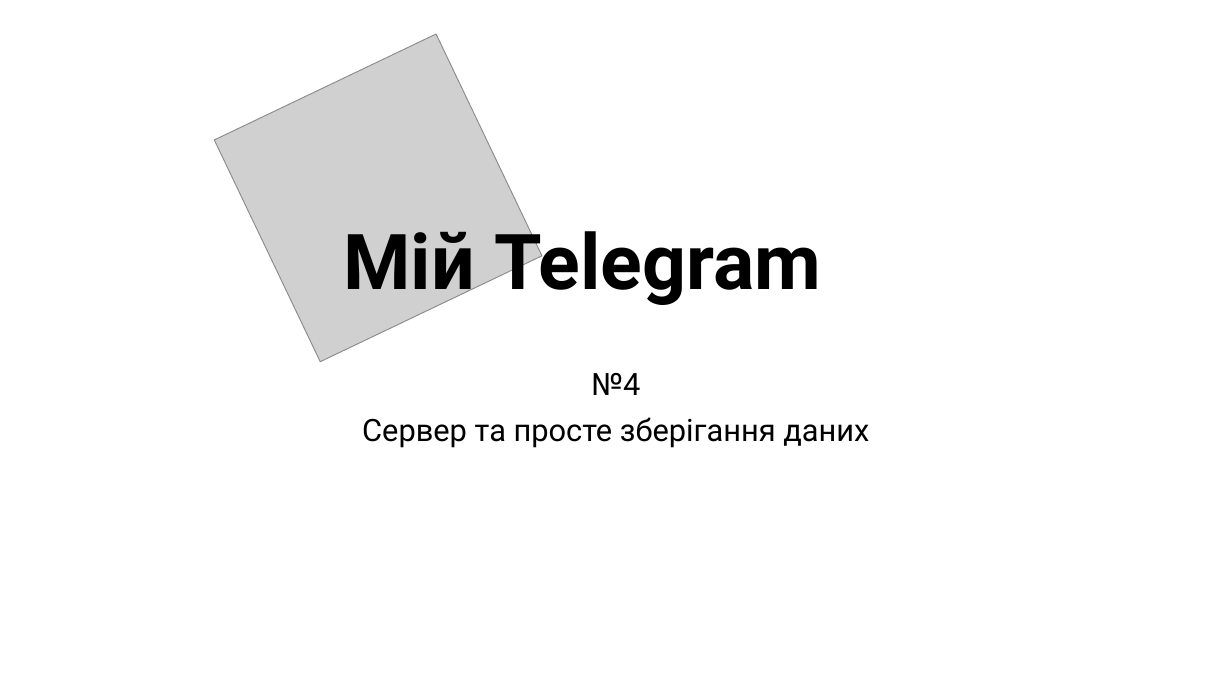
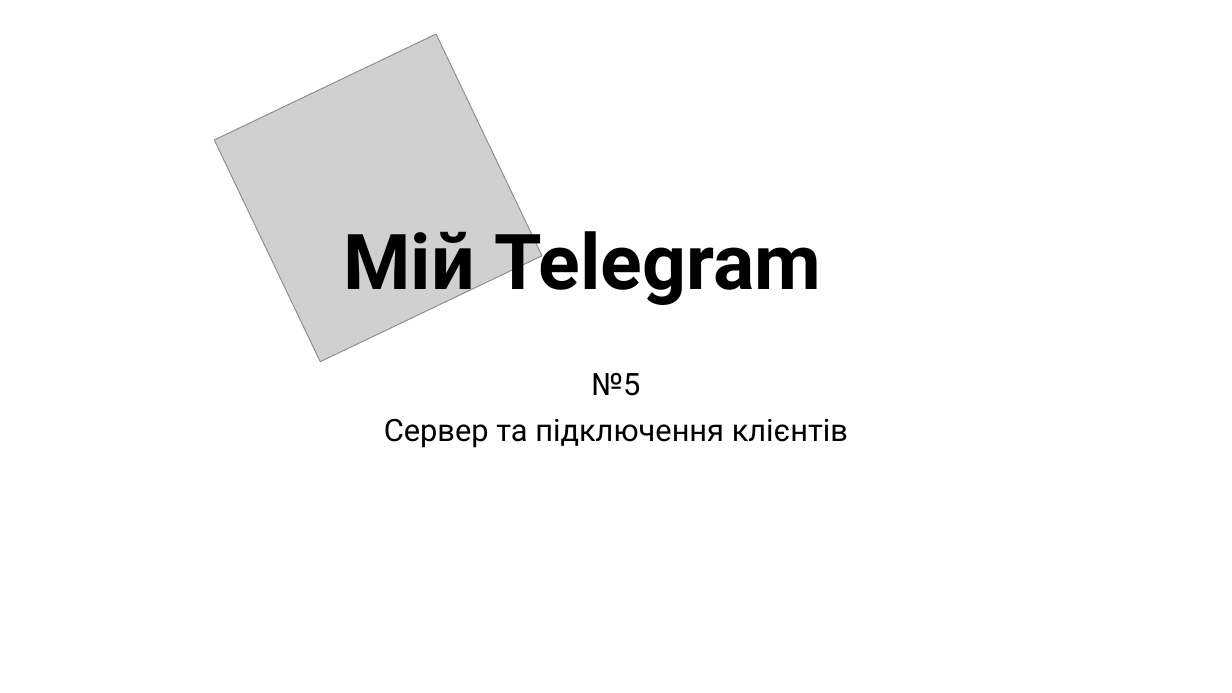
Before and after one commit to Archasmiel/CoolMessenger-JavaFX, a slide deck: slide 1 of lesson5/Lesson5.pptx. Drawn at 1232x693 pixels with LibreOffice and Linux fonts; fonts in the diff are those of the drawing; grey boxes stand for pictures. Boxes give left, top, right and bottom in pixels: in the first picture for what was removed or moved away, otherwise in the second. Text is boxed around its words. In the diff, an @@ line names an element or a change of style, - is before the commit and + after.

```diff
--- a/lesson5/Lesson5.pptx
+++ b/lesson5/Lesson5.pptx
@@ subtitle at (x1=384, y1=373, x2=848, y2=448): text changed @@
-№4
-Сервер та просте зберігання даних
+№5
+Сервер та підключення клієнтів
```
Also in this commit, not shown: 14 other slides changed, 1 slide added, 2 slides removed, 11 other files.
